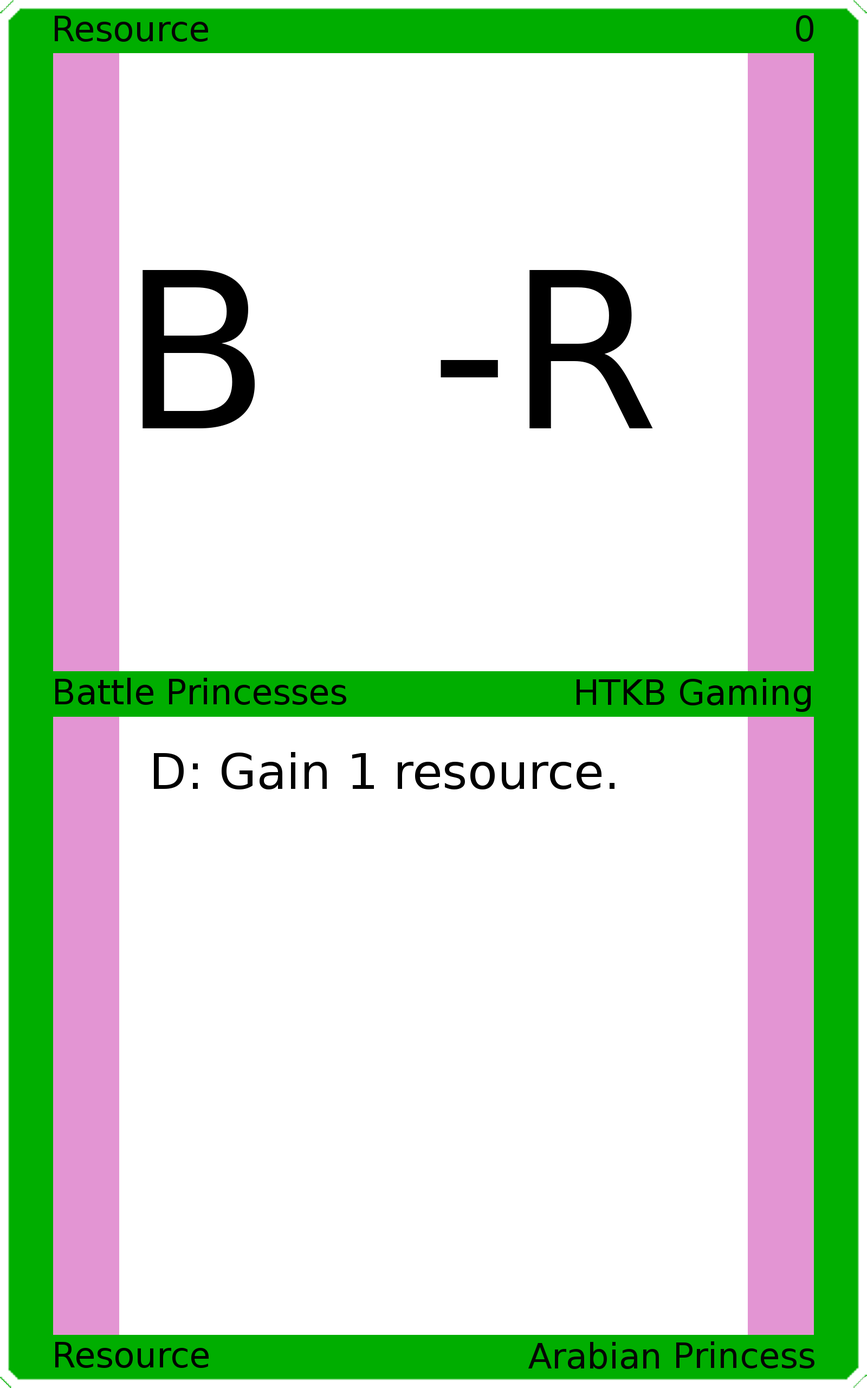
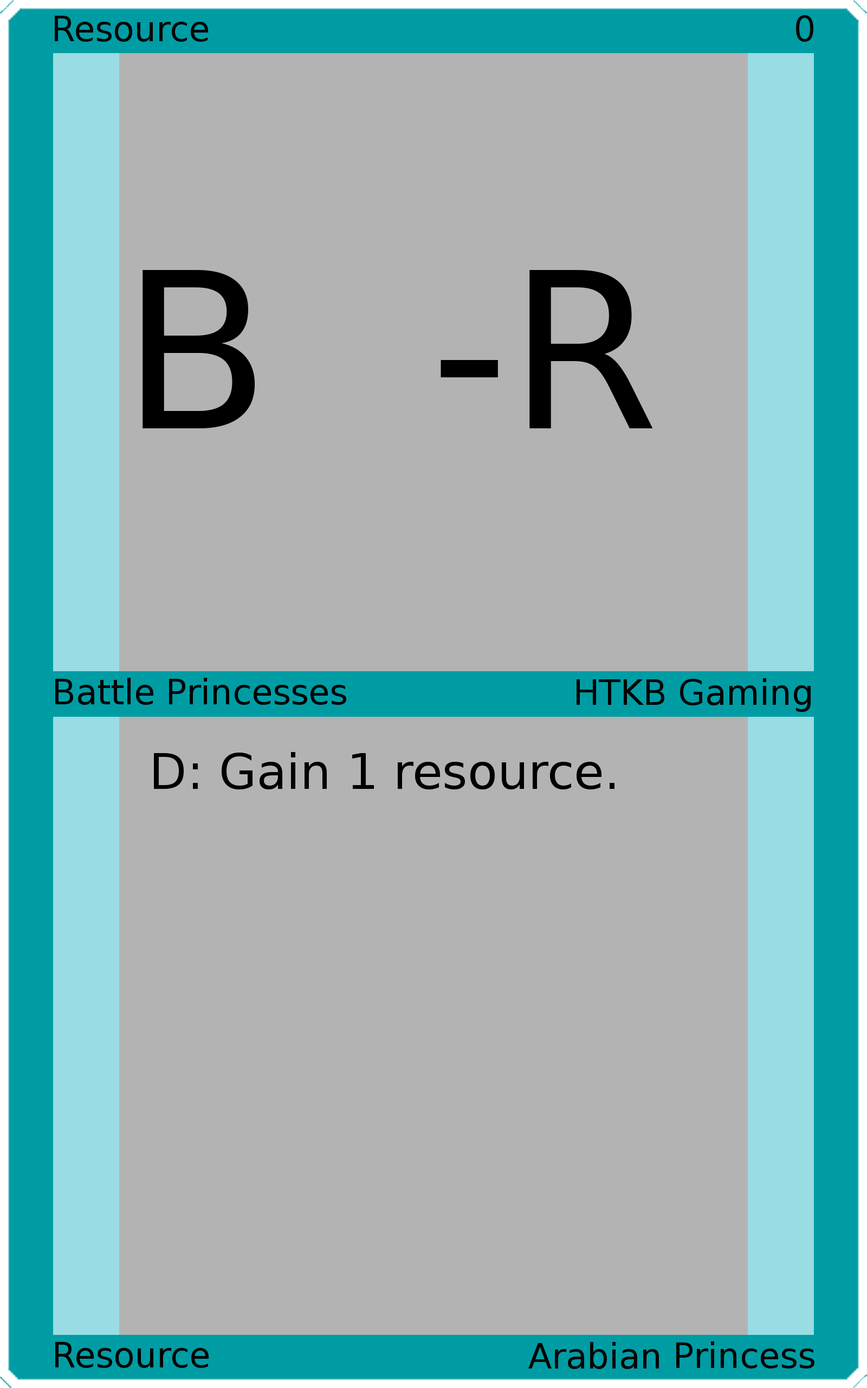
Layer changes from the first 867px x 1388px image to the second:
painted on "Border" over [0, 0, 867, 1388]
painted on "Top Background" over [119, 52, 748, 673]
painted on "Bottom Background" over [119, 715, 748, 1336]
painted on "Background" over [35, 35, 832, 1352]
